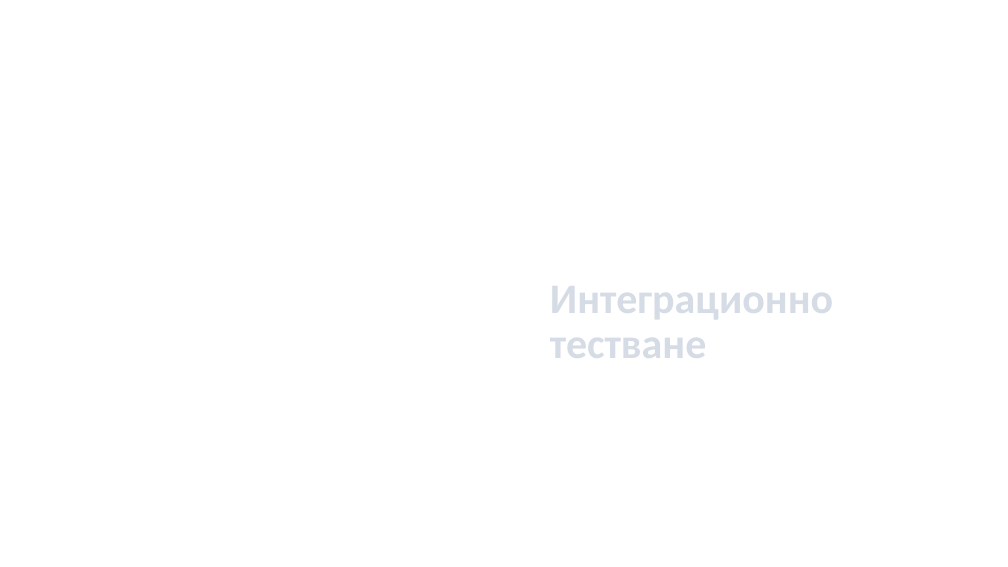
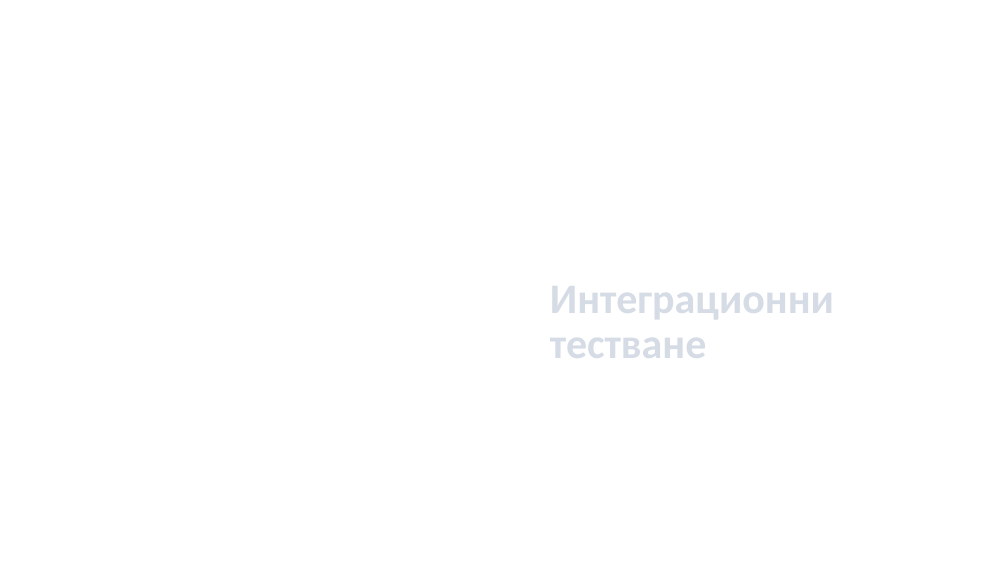
Before and after one commit to profjordanov/doctorate, a slide deck: slide 10 of article/present/uevarna.pptx. Drawn at 1008x567 pixels with LibreOffice and Linux fonts; fonts in the diff are those of the drawing; background and template pictures are left out. Boxes give left, top, right and bottom in pixels: in the first picture for what was removed or moved away, otherwise in the second. Text is boxed around its words. In the diff, an @@ line names an element or a change of style, - is before the commit and + after.

```diff
--- a/article/present/uevarna.pptx
+++ b/article/present/uevarna.pptx
@@ text at [550, 286, 834, 358]: text changed @@
-Интеграционно тестване
+Интеграционни тестване
```
Also in this commit, not shown: 1 other slide changed.
